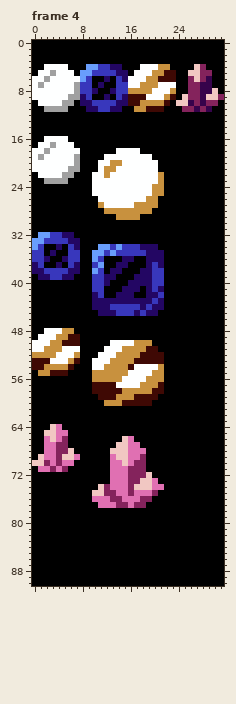
Two versions of one pixel-art file, art/concept/elemental_crystals.ase. That is the earlier state.
32x91 pixels, 4 frames. Shown: frame 4. The commit also changed other frames, which this record leaves out.
Now the later version:
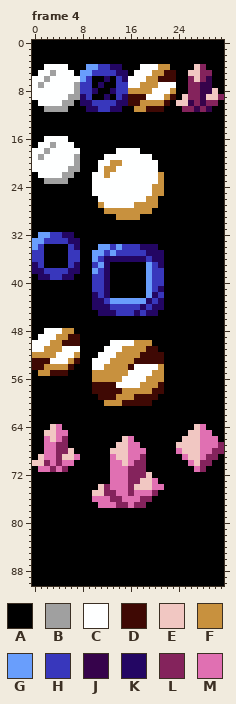
Palette (. is transparent): A #000000  B #a0a0a0  C #feffff  D #3f0904  E #f1c7c2  F #c8913e  G #699efc  H #3837bc  J #36034b  K #230663  L #84235c  M #e070b2
Difference:
--- frame 4
@@ x 0..21 @@
 33 GGHHHHKKAAAAAAAAAAAAAA
-34 GHAAKAHKAAAGGHGHHHKKKA
-35 HHAKAAHHAAGGHGHHHHHKKK
-36 HHKAAKHHAAGHAAAKKAAKKK
-37 KHAAKAHKAAHGAAKKAAAKHK
-38 KKHHHHKKAAGHAKKAAAKKHH
-39 AKKHHKKAAAHHKKAAAKKKHH
-40 AAAAAAAAAAHHKAAAKKKKHH
-41 AAAAAAAAAAHHAAAKKKAKHK
-42 AAAAAAAAAAKHAAKKKAAKKH
-43 AAAAAAAAAAKKKKKKKKKKHK
+34 GHAAAAHKAAAGGHGHHHKKKA
+35 HHAAAAHHAAGGHGHHHHHKKK
+36 HHAAAAHHAAGHKKKKKKKHKK
+37 KHAAAAHKAAHGKAAAAAAGHK
+38 KKHHHHKKAAGHKAAAAAAGHH
+39 AKKHHKKAAAHHKAAAAAAGHH
+40 AAAAAAAAAAHHKAAAAAAGHH
+41 AAAAAAAAAAHHKAAAAAAGHK
+42 AAAAAAAAAAKHKAAAAAAGKH
+43 AAAAAAAAAAKKHGGGGGGKHK
 44 AAAAAAAAAAKKKHHHHHKHKK
@@ x 22..31 @@
 63 AAAAAAAAAA
-64 AAAAAAAAAA
-65 AAAAAAAAAA
-66 AAAAAAAAAA
-67 AAAAAAAAAA
-68 AAAAAAAAAA
-69 AAAAAAAAAA
-70 AAAAAAAAAA
-71 AAAAAAAAAA
+64 AAAAAEMAAA
+65 AAAAEEMMAA
+66 AAAEEEMMMA
+67 AAEEEEMMML
+68 AAMEEEMMLL
+69 AAAMEEMLLA
+70 AAAAMELLAA
+71 AAAAAMLAAA
 72 AAAAAAAAAA
Boxes around the changes in both pictures, in picture pixels (x1, y1, x2, y2):
changed: (44, 244, 68, 268)
changed: (104, 256, 152, 304)
changed: (176, 424, 224, 472)
